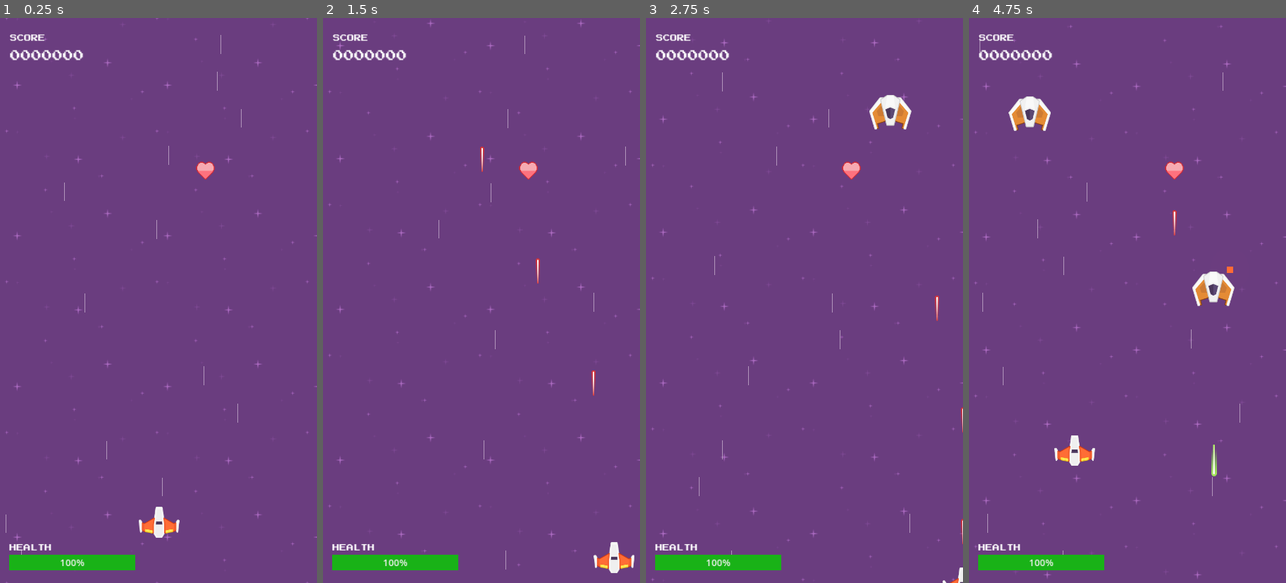
Above: before the commit, frames 1-4 (left to right).
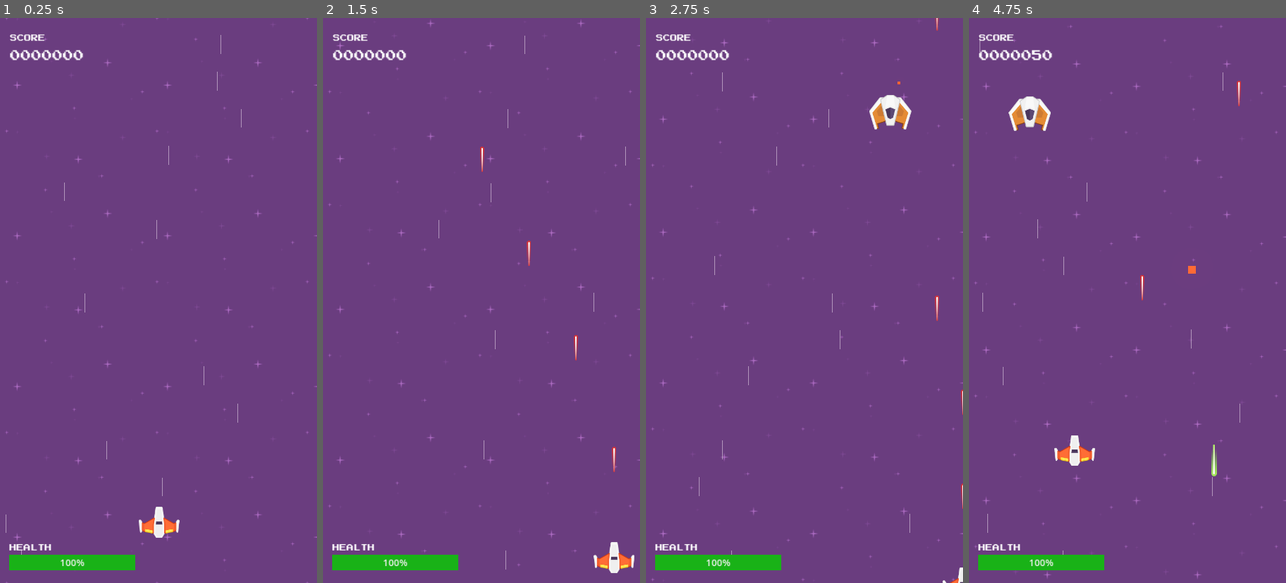
Above: after the commit, the same moments.

Repository: felipegabriel1942/space_shooter_godot
Game: Godot game, scene res://scenes/game.tscn
Two runs of this game, one before a commit and one after it. Both use one fixed random seed, a clock stepped at 60 frames per second and the inputs below. Sound files missing from this copy of the repository are replaced by a short silence.
Inputs:
- Up to frame 1 (0.25 s): no input
- Up to frame 2 (1.5 s): hold D (move_right) 0.53-1.28 s; hold Space (shoot) 0.53-1.28 s; hold S (move_down) from 1.28 s (still down); tap Space (shoot) at 1.35 s
- Up to frame 3 (2.75 s): release S (move_down) at 2.03 s; hold D (move_right) from 2.03 s (still down); hold Space (shoot) from 2.03 s (still down)
- Up to frame 4 (4.75 s): release D (move_right) at 2.78 s; release Space (shoot) at 2.78 s; hold W (move_up) 2.78-3.53 s; tap Space (shoot) at 2.85, 4.35 s; hold Space (shoot) 3.53-4.28 s; hold A (move_left) from 3.53 s (still down)

The runs differ from the first frame. In frame 1, 0.1% of the frame differs, in the area x 61-68%, y 25-29%; in frame 2, 0.4%; in frame 3, 0.2%; in frame 4, 0.9%, in the area x 19-86%, y 5-51%.

Commit message:
Removendo o stats_component

Diff:
--- a/components/damage_component.gd
+++ b/components/damage_component.gd
@@ -1,15 +1,15 @@
 extends Node
 class_name DamageComponent
 
-@export var hurt_box: HurtBoxComponent
-@export var stats: StatsComponent
+@export var hurt_box_component: HurtBoxComponent
+@export var stats_resource: BaseStatsResource
 
 func _ready():
-	hurt_box.hurt.connect(_cause_damage)
+	hurt_box_component.hurt.connect(_cause_damage)
 
 func _cause_damage(amount: int) -> void:
-	stats.stats_resource.health -= amount
+	stats_resource.health -= amount
 
-	if stats.stats_resource.health <= 0:
-		stats.stats_resource.health = 0
-		stats.stats_resource.no_health.emit()
+	if stats_resource.health <= 0:
+		stats_resource.health = 0
+		stats_resource.no_health.emit()
--- a/components/death_component.gd
+++ b/components/death_component.gd
@@ -1,11 +1,11 @@
 extends Node
 class_name DeathComponent
 
-@export var stats_component: StatsComponent
+@export var stats_resource: BaseStatsResource
 @export var death_particle: PackedScene
 
 func _ready() -> void:
-	stats_component.stats_resource.no_health.connect(die)
+	stats_resource.no_health.connect(die)
 
 func die() -> void:
 	if death_particle != null:
--- a/components/healing_component.gd
+++ b/components/healing_component.gd
@@ -1,14 +1,14 @@
 extends Node
 class_name HealingComponent
 
-@export var hurt_box: HurtBoxComponent
-@export var stats: StatsComponent
+@export var hurt_box_component: HurtBoxComponent
+@export var stats_resource: BaseStatsResource
 
 func _ready():
-	hurt_box.healed.connect(_heal)
+	hurt_box_component.healed.connect(_heal)
 
 func _heal(amount: int) -> void:
-	stats.stats_resource.health += amount
+	stats_resource.health += amount
 
-	if stats.stats_resource.health >= stats.stats_resource.max_health:
-		stats.stats_resource.health = stats.stats_resource.max_health
+	if stats_resource.health >= stats_resource.max_health:
+		stats_resource.health = stats_resource.max_health
--- a/components/move_input_component.gd
+++ b/components/move_input_component.gd
@@ -2,7 +2,7 @@
 extends Node
 
 @export var move_component: MoveComponent
-@export var stats_component: StatsComponent
+@export var stats_resource: BaseStatsResource
 
 func _input(event):
 	var direction = Vector2(
@@ -10,6 +10,6 @@
 		Input.get_axis("move_up", "move_down")
 	)
 
-	var speed = stats_component.stats_resource.speed
+	var speed = stats_resource.speed
 
 	move_component.velocity = direction * speed
--- a/components/stats_component.gd
+++ /dev/null
@@ -1,4 +0,0 @@
-extends Node
-class_name StatsComponent
-
-@export var stats_resource: BaseStatsResource
--- /dev/null
+++ b/resources/enemies/ships/fighter_stats.tres
@@ -0,0 +1,9 @@
+[gd_resource type="Resource" script_class="EnemyStatsResource" load_steps=2 format=3 uid="uid://da5uos0qv5rqc"]
+
+[ext_resource type="Script" path="res://scripts/stats/enemy_stats_resource.gd" id="1_86wy4"]
+
+[resource]
+script = ExtResource("1_86wy4")
+fire_rate = 0.25
+health = 3
+speed = 300
--- /dev/null
+++ b/resources/enemies/ships/interceptor_stats.tres
@@ -0,0 +1,9 @@
+[gd_resource type="Resource" script_class="EnemyStatsResource" load_steps=2 format=3 uid="uid://dy6rj0ytotiif"]
+
+[ext_resource type="Script" path="res://scripts/stats/enemy_stats_resource.gd" id="1_g4pbk"]
+
+[resource]
+script = ExtResource("1_g4pbk")
+fire_rate = 0.45
+health = 1
+speed = 500
--- a/resources/player_stats.tres
+++ b/resources/player_stats.tres
@@ -4,6 +4,6 @@
 
 [resource]
 script = ExtResource("1_tpg4g")
-fire_rate = 0.0
+fire_rate = 0.25
 health = 3
 speed = 300
--- /dev/null
+++ b/scenes/enemies/meteor.tscn
@@ -0,0 +1,28 @@
+[gd_scene load_steps=5 format=3 uid="uid://p0d6k2eel7nm"]
+
+[ext_resource type="Texture2D" uid="uid://cassw0goroh72" path="res://assets/textures/meteorGrey_med1.png" id="1_mdt2x"]
+[ext_resource type="Script" path="res://components/move_component.gd" id="2_hhyvk"]
+[ext_resource type="Script" path="res://components/hurt_box_component.gd" id="3_dyvxs"]
+
+[sub_resource type="CircleShape2D" id="CircleShape2D_fe4d3"]
+radius = 19.0
+
+[node name="Meteor" type="Area2D"]
+collision_layer = 2
+collision_mask = 5
+
+[node name="Sprite2D" type="Sprite2D" parent="."]
+texture = ExtResource("1_mdt2x")
+
+[node name="MoveComponent" type="Node" parent="."]
+script = ExtResource("2_hhyvk")
+velocity = Vector2(0, 150)
+
+[node name="HurtBoxComponent" type="Area2D" parent="."]
+collision_layer = 2
+collision_mask = 5
+script = ExtResource("3_dyvxs")
+
+[node name="CollisionShape2D" type="CollisionShape2D" parent="HurtBoxComponent"]
+position = Vector2(-1, 0)
+shape = SubResource("CircleShape2D_fe4d3")
--- a/scenes/game.tscn
+++ b/scenes/game.tscn
@@ -13,7 +13,6 @@
 [ext_resource type="AudioStream" uid="uid://dw5q552imobfr" path="res://assets/audio/power_up_pickup.mp3" id="7_33x5e"]
 [ext_resource type="Texture2D" uid="uid://dxynlfe0tbhah" path="res://assets/textures/star.png" id="7_db661"]
 [ext_resource type="PackedScene" uid="uid://lehivtwshipr" path="res://scenes/enemies/enemy_boss.tscn" id="13_4uxb7"]
-[ext_resource type="PackedScene" uid="uid://cqsd8s21qmfff" path="res://scenes/power_ups/heart.tscn" id="14_2ljx2"]
 
 [sub_resource type="ParticleProcessMaterial" id="ParticleProcessMaterial_g5t5n"]
 particle_flag_disable_z = true
@@ -105,7 +104,4 @@
 [node name="EnemyBoss" parent="." instance=ExtResource("13_4uxb7")]
 position = Vector2(278, -190)
 
-[node name="Heart" parent="." instance=ExtResource("14_2ljx2")]
-position = Vector2(350, 259)
-
 [connection signal="timeout" from="EnemySpawnTimer" to="." method="_on_enemy_spawn_timer_timeout"]
--- a/scenes/player.tscn
+++ b/scenes/player.tscn
@@ -1,9 +1,9 @@
-[gd_scene load_steps=14 format=3 uid="uid://bdxug6usf55au"]
+[gd_scene load_steps=12 format=3 uid="uid://bdxug6usf55au"]
 
 [ext_resource type="Texture2D" uid="uid://ctll4amp3x81e" path="res://assets/textures/playerShip1_orange.png" id="1_d5kds"]
 [ext_resource type="Script" path="res://scripts/player.gd" id="1_mpm70"]
+[ext_resource type="Resource" uid="uid://dwfnrnpld8jc4" path="res://resources/player_stats.tres" id="2_bv6vg"]
 [ext_resource type="PackedScene" uid="uid://cnhv2qwap7hrg" path="res://scenes/particles/explosion_particles.tscn" id="2_unatj"]
-[ext_resource type="Script" path="res://scripts/stats/player_stats_resource.gd" id="2_xq3r6"]
 [ext_resource type="Script" path="res://components/move_component.gd" id="4_ofd4y"]
 [ext_resource type="Script" path="res://components/move_input_component.gd" id="5_8e76j"]
 [ext_resource type="Script" path="res://components/position_clamp_component.gd" id="6_nqk0k"]
@@ -11,18 +11,12 @@
 [ext_resource type="Script" path="res://components/hurt_box_component.gd" id="9_es0de"]
 [ext_resource type="Script" path="res://components/damage_component.gd" id="10_ufnwr"]
 [ext_resource type="Script" path="res://components/healing_component.gd" id="12_1712u"]
-[ext_resource type="Script" path="res://components/stats_component.gd" id="12_se2a1"]
-
-[sub_resource type="Resource" id="Resource_v6gba"]
-script = ExtResource("2_xq3r6")
-fire_rate = 0.3
-health = 3
-speed = 300
 
 [node name="Player" type="CharacterBody2D" groups=["player"]]
 collision_mask = 2
 motion_mode = 1
 script = ExtResource("1_mpm70")
+stats_resource = ExtResource("2_bv6vg")
 
 [node name="Sprite2D" type="Sprite2D" parent="."]
 scale = Vector2(0.7, 0.7)
@@ -34,17 +28,17 @@
 [node name="MoveComponent" type="Node" parent="."]
 script = ExtResource("4_ofd4y")
 
-[node name="MoveInputComponent" type="Node" parent="." node_paths=PackedStringArray("move_component", "stats_component")]
+[node name="MoveInputComponent" type="Node" parent="." node_paths=PackedStringArray("move_component")]
 script = ExtResource("5_8e76j")
 move_component = NodePath("../MoveComponent")
-stats_component = NodePath("../StatsComponent")
+stats_resource = ExtResource("2_bv6vg")
 
 [node name="PositionClampComponent" type="Node2D" parent="."]
 script = ExtResource("6_nqk0k")
 
-[node name="DeathComponent" type="Node" parent="." node_paths=PackedStringArray("stats_component")]
+[node name="DeathComponent" type="Node" parent="."]
 script = ExtResource("8_20556")
-stats_component = NodePath("../StatsComponent")
+stats_resource = ExtResource("2_bv6vg")
 death_particle = ExtResource("2_unatj")
 
 [node name="HurtBoxComponent" type="Area2D" parent="."]
@@ -54,16 +48,12 @@
 [node name="CollisionPolygon2D" type="CollisionPolygon2D" parent="HurtBoxComponent"]
 polygon = PackedVector2Array(-25, 1, -9, -8, -6, -27, 6, -27, 9, -8, 25, 1, 29, -1, 31, -5, 35, -4, 33, 18, 30, 19, 28, 15, 10, 19, 5, 27, -5, 27, -10, 19, -29, 15, -30, 17, -33, 17, -35, -4, -30, -5)
 
-[node name="DamageComponent" type="Node" parent="." node_paths=PackedStringArray("hurt_box", "stats")]
+[node name="DamageComponent" type="Node" parent="." node_paths=PackedStringArray("hurt_box_component")]
 script = ExtResource("10_ufnwr")
-hurt_box = NodePath("../HurtBoxComponent")
-stats = NodePath("../StatsComponent")
+hurt_box_component = NodePath("../HurtBoxComponent")
+stats_resource = ExtResource("2_bv6vg")
 
-[node name="StatsComponent" type="Node" parent="."]
-script = ExtResource("12_se2a1")
-stats_resource = SubResource("Resource_v6gba")
-
-[node name="HealingComponent" type="Node" parent="." node_paths=PackedStringArray("hurt_box", "stats")]
+[node name="HealingComponent" type="Node" parent="." node_paths=PackedStringArray("hurt_box_component")]
 script = ExtResource("12_1712u")
-hurt_box = NodePath("../HurtBoxComponent")
-stats = NodePath("../StatsComponent")
+hurt_box_component = NodePath("../HurtBoxComponent")
+stats_resource = ExtResource("2_bv6vg")
--- a/scripts/enemy.gd
+++ b/scripts/enemy.gd
@@ -17,12 +17,12 @@
 var heart_scene = preload("res://scenes/power_ups/heart.tscn")
 
 func die():
-	if death_particle != null:
-		var particle = death_particle.instantiate()
-		particle.position = global_position
-		particle.rotation = global_rotation
-		particle.emitting = true
-		get_tree().current_scene.add_child(particle)
+	#if death_particle != null:
+		#var particle = death_particle.instantiate()
+		#particle.position = global_position
+		#particle.rotation = global_rotation
+		#particle.emitting = true
+		#get_tree().current_scene.add_child(particle)
 
 	drop_power_up()
 	queue_free()
--- a/scripts/game.gd
+++ b/scripts/game.gd
@@ -35,14 +35,14 @@
 		save_game()
 
 	hud.score = 0
-	hud.set_max_health(player.stats.stats_resource.max_health)
-	hud.set_health(player.stats.stats_resource.health)
+	hud.set_max_health(player.stats_resource.max_health)
+	hud.set_health(player.stats_resource.health)
 
 	player.global_position = player_spawn_pos.global_position
 	player.laser_shoot.connect(_on_laser_shot)
-	player.stats.stats_resource.no_health.connect(_on_player_killed)
-	player.hurt_box.hurt.connect(_on_player_hit)
-	player.hurt_box.healed.connect(_on_player_healed)
+	player.stats_resource.no_health.connect(_on_player_killed)
+	player.hurt_box_component.hurt.connect(_on_player_hit)
+	player.hurt_box_component.healed.connect(_on_player_healed)
 
 func save_game():
 	var save_file = FileAccess.open("user://save.data", FileAccess.WRITE)
@@ -91,22 +91,22 @@
 
 func _on_player_hit(_amount: int):
 	hit_sound.play()
-	hud.set_health(player.stats.stats_resource.health)
+	hud.set_health(player.stats_resource.health)
 
 func _on_player_killed():
 	explode_sound.play()
 	game_over_screen.set_score(score)
 	game_over_screen.set_high_score(high_score)
-	hud.set_health(player.stats.stats_resource.health)
+	hud.set_health(player.stats_resource.health)
 	await get_tree().create_timer(1.5).timeout
 	game_over_screen.visible = true
 	save_game()
 
 func _on_player_healed(amount: int):
-	hud.set_health(player.stats.stats_resource.health)
+	hud.set_health(player.stats_resource.health)
 
 func _on_power_up_dropped(power_up_scene, location):
-	if !player.is_max_health():
+	if !player.stats_resource.is_full_health():
 		var power_up = power_up_scene.instantiate()
 		power_up.global_position = location
 		power_up_container.add_child(power_up)
--- a/scripts/laser.gd
+++ b/scripts/laser.gd
@@ -7,8 +7,9 @@
 	queue_free()
 
 func _on_area_entered(area):
-	if area is Enemy || area is EnemyBoss:
-		area.take_damage(damage)
+	if area is Enemy || area is EnemyBoss || area is HurtBoxComponent:
+		if area.has_method("take_damage"):
+			area.take_damage(damage)
 
 		if death_particle != null:
 			var particle = death_particle.instantiate()
--- a/scripts/player.gd
+++ b/scripts/player.gd
@@ -4,8 +4,8 @@
 signal healed()
 
 @onready var muzzle = $Muzzle
-@onready var stats = $StatsComponent as StatsComponent
-@onready var hurt_box = $HurtBoxComponent as HurtBoxComponent
+@export var stats_resource = PlayerStatsResource
+@onready var hurt_box_component = $HurtBoxComponent as HurtBoxComponent
 
 var laser_scene = preload("res://scenes/lasers/laser.tscn")
 var shoot_cd := false
@@ -15,16 +15,8 @@
 		if !shoot_cd:
 			shoot_cd = true
 			shoot()
-			await get_tree().create_timer(stats.stats_resource.fire_rate).timeout
+			await get_tree().create_timer(stats_resource.fire_rate).timeout
 			shoot_cd = false
 
 func shoot():
 	laser_shoot.emit(laser_scene, muzzle.global_position)
-
-func heal(amount):
-	if (stats.stats_resource.health + amount <= stats.stats_resource.max_health):
-		stats.stats_resource.health += amount
-		healed.emit()
-
-func is_max_health():
-	return stats.stats_resource.health == stats.stats_resource.max_health
--- a/scripts/stats/base_stats_resource.gd
+++ b/scripts/stats/base_stats_resource.gd
@@ -14,3 +14,6 @@
 @export var speed := 300
 
 var max_health
+
+func is_full_health() -> bool:
+	return max_health == health
--- /dev/null
+++ b/scripts/stats/enemy_stats_resource.gd
@@ -0,0 +1,2 @@
+extends BaseStatsResource
+class_name EnemyStatsResource
Binary file added: assets/textures/meteorGrey_big3.png
Not shown, added: assets/textures/meteorGrey_big3.png.import
Binary file added: assets/textures/meteorGrey_med1.png
Not shown, added: assets/textures/meteorGrey_med1.png.import
Not shown: 1 places in scenes/game.tscn that only renumber resources
